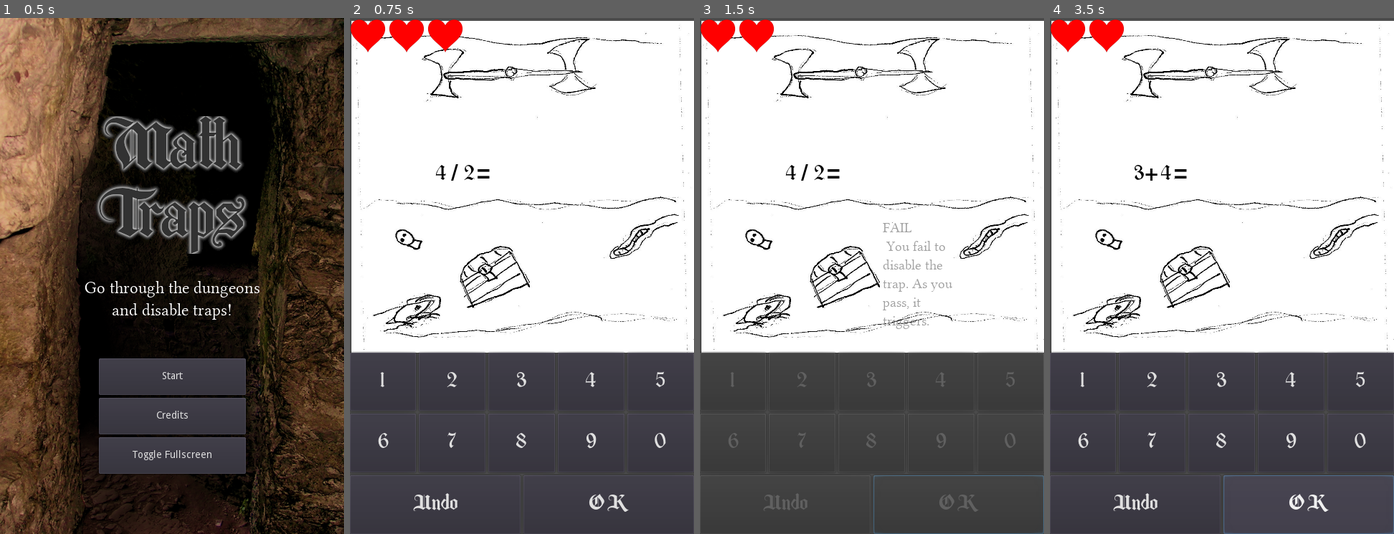
Above: before the commit, frames 1-4 (left to right).
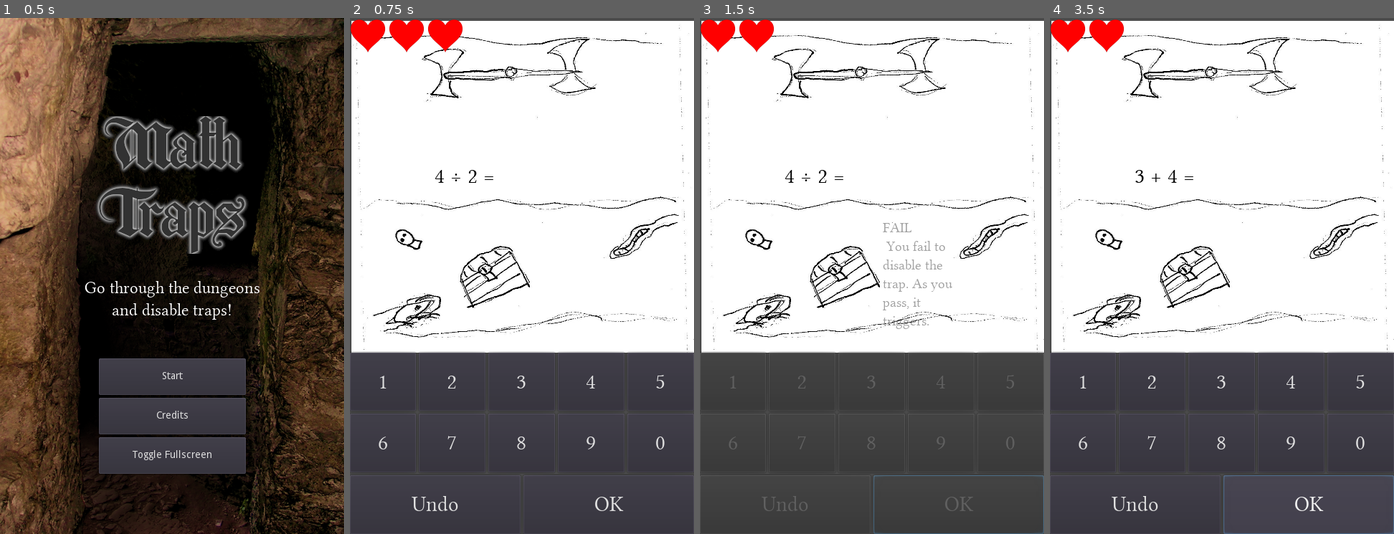
Above: after the commit, the same moments.

Repository: the-g-force/FamJam-May2020
Game: Godot game, scene res://src/TitleScene.tscn
Two runs of this game, one before a commit and one after it. Both use one fixed random seed, a clock stepped at 60 frames per second and the inputs below.
Inputs:
- Up to frame 1 (0.5 s): no input
- Up to frame 2 (0.75 s): click "Start" at 0.5 s
- Up to frame 3 (1.5 s): click "OK" at 1.25 s
- Up to frame 4 (3.5 s): tap Enter at 2 s; tap Space at 2.75 s

Frame 1 is identical in both runs. In frame 2, 1.1% of the frame differs, in the area x 8-92%, y 28-96%; in frame 3, 0.7%; in frame 4, 1.1%.

Commit message:
Add obelus instead of slash

Diff:
--- a/project/assets/Font_Theme.tres
+++ b/project/assets/Font_Theme.tres
@@ -1,6 +1,6 @@
 [gd_resource type="Theme" load_steps=3 format=2]
 
-[ext_resource path="res://assets/Berkahi Blackletter.otf" type="DynamicFontData" id=1]
+[ext_resource path="res://assets/LinLibertine_DR.ttf" type="DynamicFontData" id=1]
 
 [sub_resource type="DynamicFont" id=1]
 size = 30
--- a/project/src/ProblemGenerator.gd
+++ b/project/src/ProblemGenerator.gd
@@ -23,7 +23,7 @@
 	elif type == 3:
 		problem = _first_digit
 		_first_digit *= _second_digit
-		_operator = "/"
+		_operator = " ÷ "
 	elif type == 4:
 		problem = _first_digit
 		_first_digit += _second_digit
